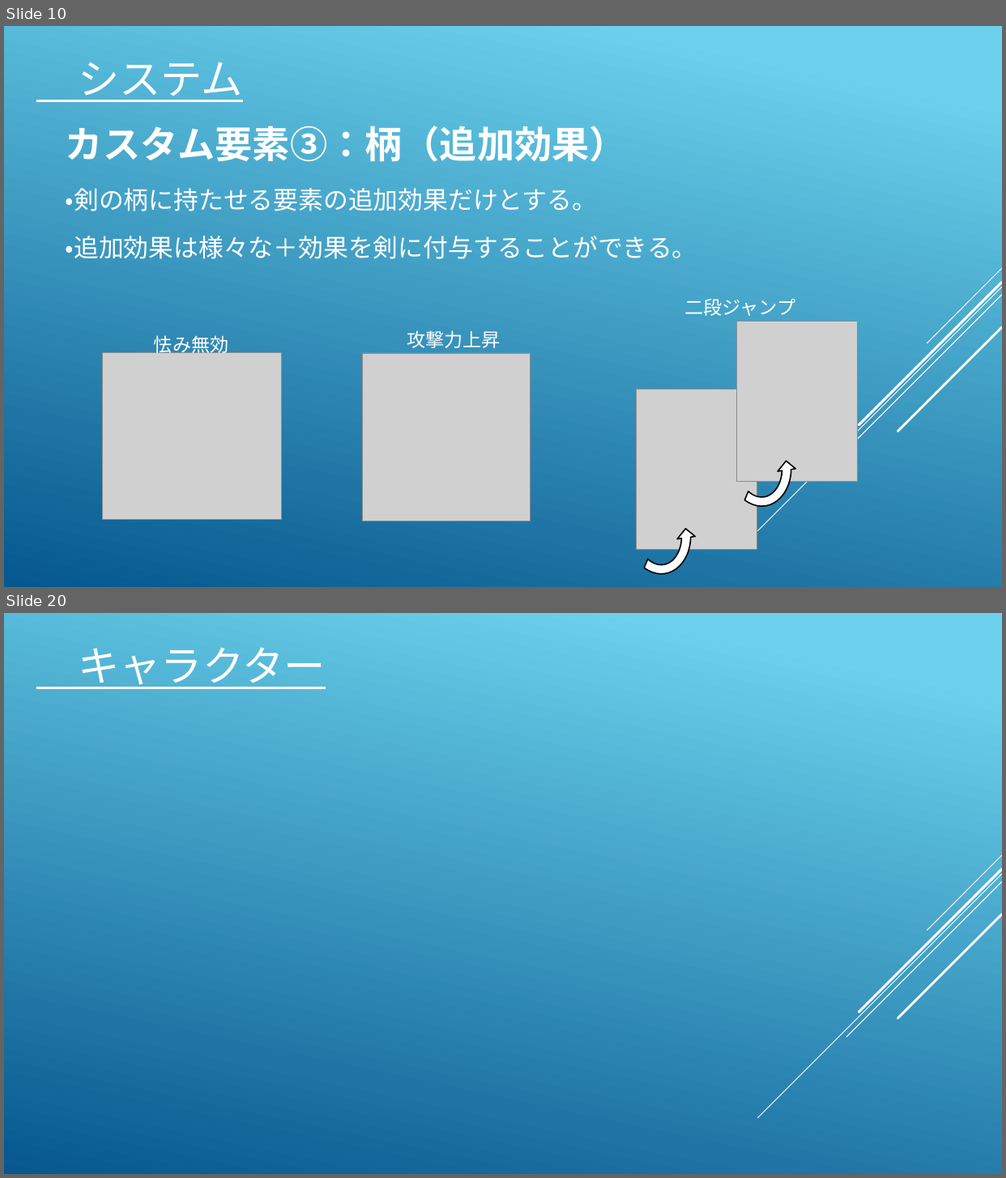
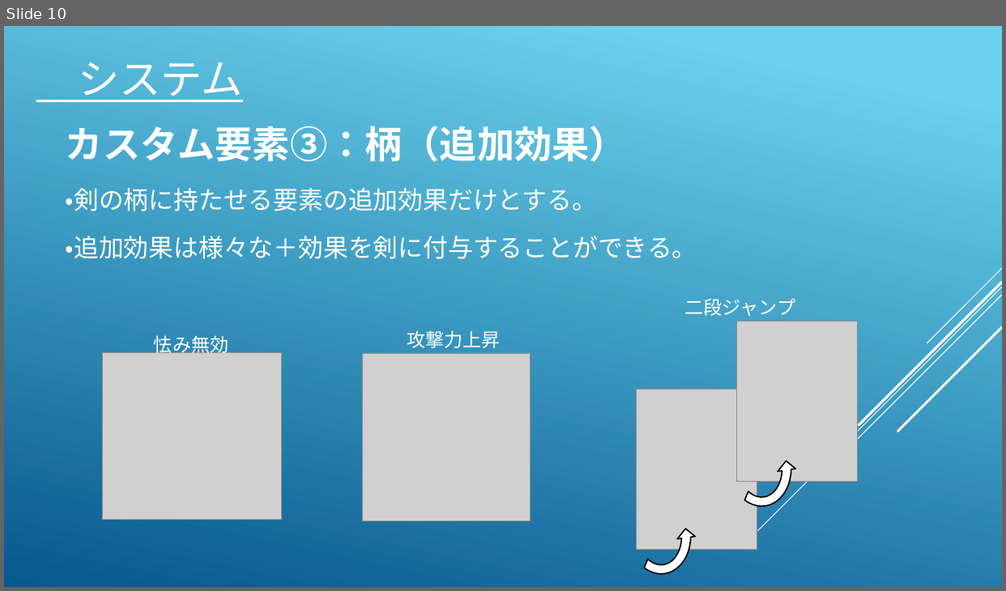
Before and after one commit to koike0723/Aso2020Winter, a slide deck: 企画書.pptx. Shown one above the other, each under a label of ours: slides 10 and 20 before the commit, slide 10 after it; the slides between them are not shown. The pictures are 1006x1178 and 1006x591 pixels, drawn with LibreOffice and Linux fonts; fonts in the diff are those of the drawing; grey boxes stand for pictures. Boxes give left, top, right and bottom in pixels: in the first picture for what was removed or moved away, otherwise in the second. Text is boxed around its words. In the diff, an @@ line names an element or a change of style, - is before the commit and + after.

```diff
--- a/企画書.pptx
+++ b/企画書.pptx
@@ slide 20 removed at box(4, 613, 1002, 1174), background gradient #6ED2EB to #06588E; not listed: 5 template elements that a slide beside it also shows @@
@@ text removed at box(78, 647, 326, 689) @@
-キャラクター
```
Also in this commit, not shown: 5 slides changed, 8 slides added, 7 other slides removed, 8 other files.
